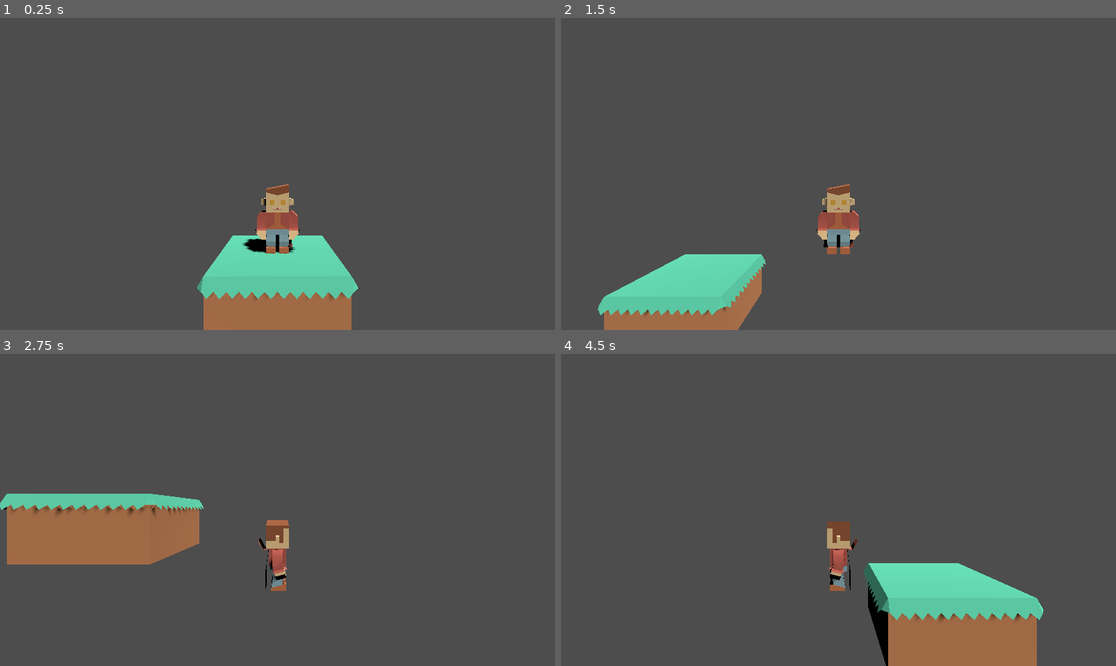
Above: before the commit, frames 1-4 (two rows, left to right).
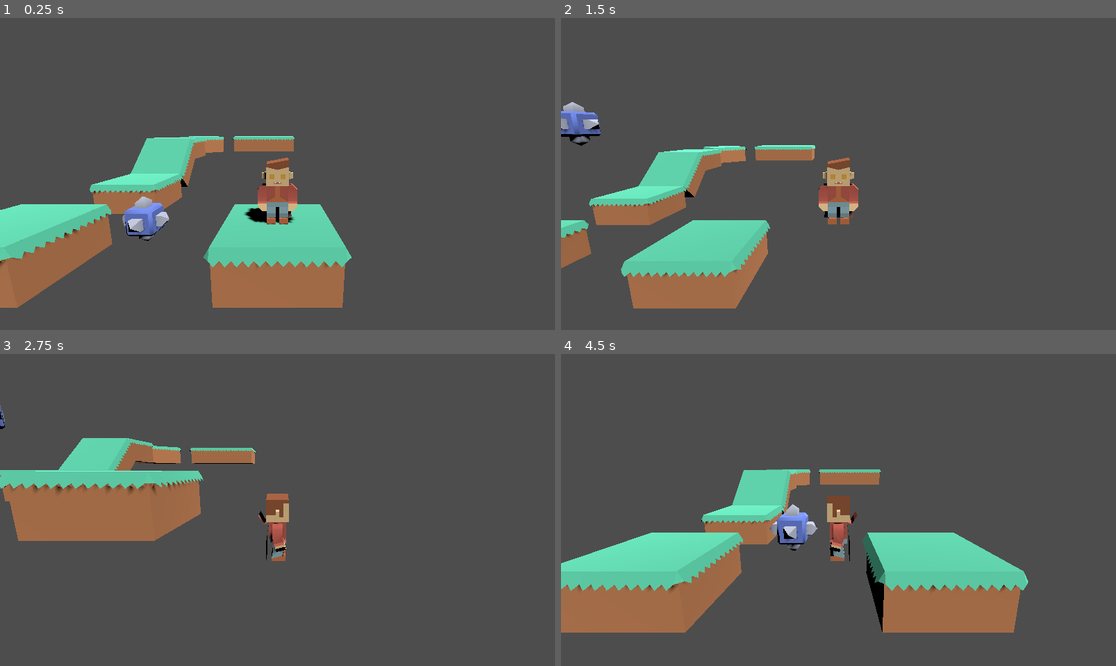
Above: after the commit, the same moments.

Repository: casaer01/gameplatform3d
Game: Godot game, scene res://Level01.tscn
Same seed, same stepped clock (60 frames per second), same inputs: the game is played once before the commit and once after it.
Inputs:
- Up to frame 1 (0.25 s): no input
- Up to frame 2 (1.5 s): hold D (move_right) 0.53-1.28 s; tap Space (move_jump) at 0.77 s; hold S (move_backward) from 1.28 s (still down)
- Up to frame 3 (2.75 s): tap Space (move_jump) at 1.52 s; release S (move_backward) at 2.03 s; hold D (move_right) from 2.03 s (still down)
- Up to frame 4 (4.5 s): release D (move_right) at 2.78 s; hold W (move_forward) 2.78-3.53 s; tap Space (move_jump) at 3.02, 3.77 s; hold A (move_left) from 3.53 s (still down)

The runs differ from the first frame. In frame 1, 17% of the frame differs, in the area x 0-65%, y 37-100%; in frame 2, 14%; in frame 3, 11%; in frame 4, 22%, in the area x 0-87%, y 36-100%.

Commit message:
added moving spike enemy

Diff:
--- a/Level01.tscn
+++ b/Level01.tscn
@@ -1,12 +1,17 @@
-[gd_scene load_steps=5 format=3 uid="uid://b4wjpi4l6ikr2"]
+[gd_scene load_steps=8 format=3 uid="uid://b4wjpi4l6ikr2"]
 
 [ext_resource type="PackedScene" uid="uid://ccbse8npi068y" path="res://Platforms/PlatformLarge.tscn" id="1_pcxhr"]
 [ext_resource type="ArrayMesh" uid="uid://gjuyfsvj5gs0" path="res://Models/characterVampire.obj" id="2_qktja"]
 [ext_resource type="Script" path="res://Player.gd" id="2_x4asn"]
+[ext_resource type="Script" path="res://enemy.gd" id="4_br6qy"]
+[ext_resource type="ArrayMesh" uid="uid://mvd3ie23bw83" path="res://Models/spikeBlock.obj" id="5_6p5w0"]
 
 [sub_resource type="CapsuleShape3D" id="CapsuleShape3D_bkp61"]
 radius = 0.3
 height = 1.2
+
+[sub_resource type="BoxShape3D" id="BoxShape3D_0yl8x"]
+size = Vector3(0.6, 0.6, 0.6)
 
 [node name="Main" type="Node3D"]
 
@@ -25,10 +30,44 @@
 shape = SubResource("CapsuleShape3D_bkp61")
 
 [node name="Camera3D" type="Camera3D" parent="Player"]
-transform = Transform3D(1, 0, 0, 0, 1, 0, 0, 0, 1, 0, 1.38073, 3.99669)
+transform = Transform3D(1, 0, 0, 0, 0.983464, 0.181103, 0, -0.181103, 0.983464, 0, 1.64458, 3.99669)
 current = true
 fov = 70.0
 
 [node name="DirectionalLight3D" type="DirectionalLight3D" parent="."]
 transform = Transform3D(0.762465, -0.529717, 0.371546, 0, 0.574234, 0.818691, -0.647029, -0.624224, 0.437833, 0, 5.08428, 6.1317)
 shadow_enabled = true
+
+[node name="PlatformLarge2" parent="." instance=ExtResource("1_pcxhr")]
+transform = Transform3D(1, 0, 0, 0, 1, 0, 0, 0, 1, -5, -1, 0)
+
+[node name="PlatformLarge3" parent="." instance=ExtResource("1_pcxhr")]
+transform = Transform3D(1, 0, 0, 0, 1, 0, 0, 0, 1, -5, -1, -4)
+
+[node name="PlatformLarge4" parent="." instance=ExtResource("1_pcxhr")]
+transform = Transform3D(1, 0, 0, 0, 0.707107, -0.707107, 0, 0.707107, 0.707107, -5, 0, -6.36754)
+
+[node name="PlatformLarge5" parent="." instance=ExtResource("1_pcxhr")]
+transform = Transform3D(1, 0, 0, 0, 1, 0, 0, 0, 1, -5, 0.408095, -7.37733)
+
+[node name="PlatformLarge6" parent="." instance=ExtResource("1_pcxhr")]
+transform = Transform3D(0.707107, 0, -0.707107, 0, 1, 0, 0.707107, 0, 0.707107, -5.00453, 0.408095, -10.9377)
+
+[node name="PlatformLarge7" parent="." instance=ExtResource("1_pcxhr")]
+transform = Transform3D(1, 0, 0, 0, 1, 0, 0, 0, 1, -1.91628, 0.408095, -12.0777)
+
+[node name="PlatformLarge8" parent="." instance=ExtResource("1_pcxhr")]
+transform = Transform3D(1, 0, 0, 0, 1, 0, 0, 0, 1, 0.0805359, 0.408095, -12.0793)
+
+[node name="Enemy" type="Area3D" parent="."]
+transform = Transform3D(1, 0, 0, 0, 1, 0, 0, 0, 1, -2.4994, -0.961397, 0)
+script = ExtResource("4_br6qy")
+move_dir = Vector3(0, 3, 0)
+
+[node name="SpikeBlock" type="MeshInstance3D" parent="Enemy"]
+mesh = ExtResource("5_6p5w0")
+skeleton = NodePath("../..")
+
+[node name="CollisionShape3D" type="CollisionShape3D" parent="Enemy"]
+transform = Transform3D(1, 0, 0, 0, 1, 0, 0, 0, 1, 0, 0.5, 0)
+shape = SubResource("BoxShape3D_0yl8x")
--- /dev/null
+++ b/enemy.gd
@@ -0,0 +1,22 @@
+extends Area3D
+
+@export var move_speed :float = 2.0
+@export var move_dir : Vector3
+
+var start_pos : Vector3
+var target_pos : Vector3
+
+# Called when the node enters the scene tree for the first time.
+func _ready() -> void:
+	start_pos = global_position
+	target_pos = start_pos + move_dir
+
+# Called every frame. 'delta' is the elapsed time since the previous frame.
+func _process(delta: float) -> void:
+	global_position = global_position.move_toward(target_pos,move_speed * delta)
+
+	if global_position == target_pos:
+		if global_position == start_pos:
+			target_pos = start_pos + move_dir
+		else:
+			target_pos = start_pos
